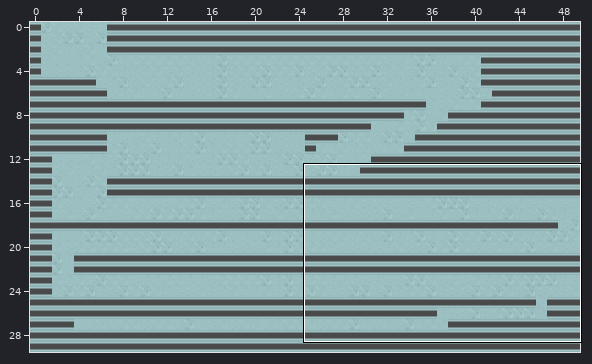
Tiled map, stored at maps/tutorial.tmx. Above, an overview of the earlier version with the close-up marked.
Close-up. As it was:
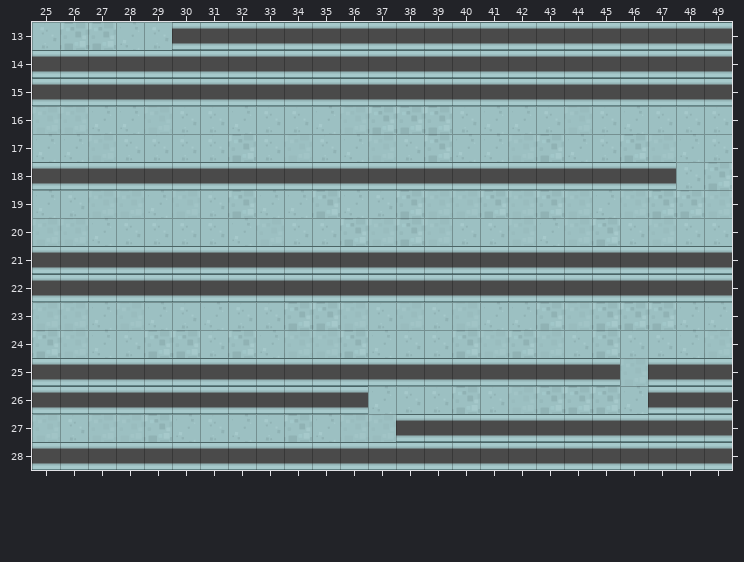
Cells are 64x64 px. Shown: x 25..49, y 13..28. The commit also changed other parts of the map, which this record leaves out.
And afterwards:
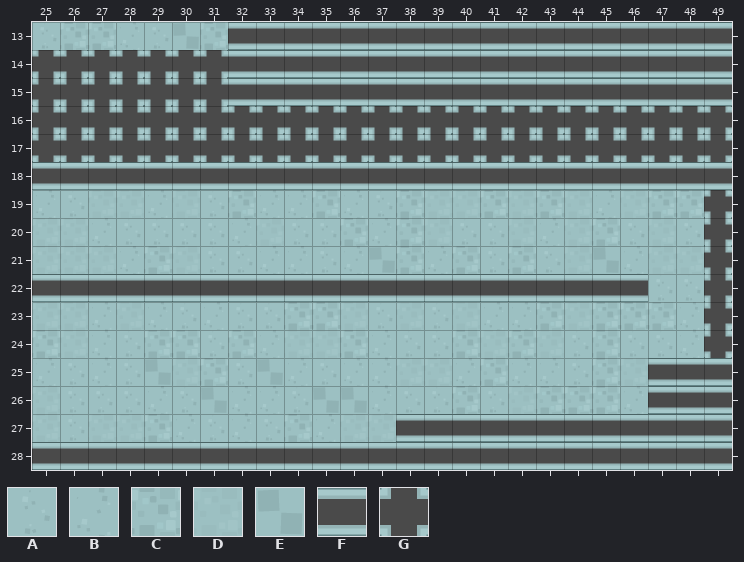
Key: from "kenney_shooter_tiles": A 6, B 7, C 8, D 9, E 10, F 281, G 340.
_ is an empty cell.
Tiles replaced or removed in this view: A, B, C, D, F.
What changed:
Changed rows in their new state; . is an unchanged cell.
Layer "floor":
first column x 25:
13 .....EC..................
16 _________________________
17 _________________________
19 ........................_
20 ........................_
21 DDDBCDAABBABECBCACADEBDD.
22 ......................AA.
23 ........................_
24 ........................_
25 BABAEDCAEBABBDDBCBBAC....
26 DAAABAEBBAEE.............
Layer "walls":
first column x 25:
13 .....__..................
14 GGGGGGG..................
15 GGGGGGG..................
16 GGGGGGGGGGGGGGGGGGGGGGGGG
17 GGGGGGGGGGGGGGGGGGGGGGGGG
18 .......................FF
19 ........................G
20 ........................G
21 ________________________G
22 ......................__G
23 ........................G
24 ........................G
25 _____________________....
26 ____________.............
Changed places in both close-ups, as pixel boxes (x1, y1, x2, y2):
changed: (32, 22, 732, 358)
changed: (32, 358, 620, 414)
